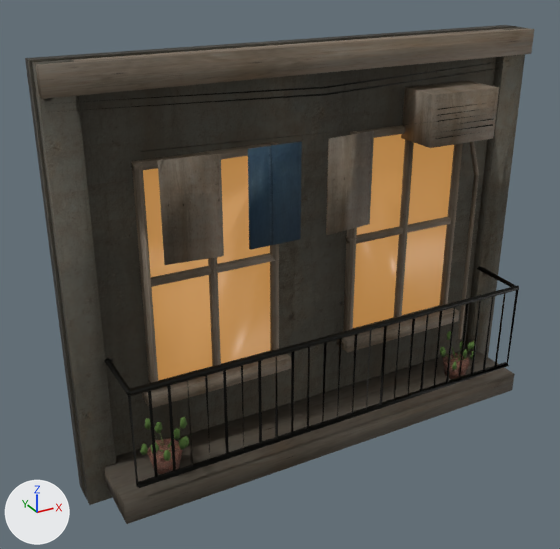
Before and after pictures for a commit that changed the glTF model examples/game-hanoi-city/assets/hq/buildings/mat_tien_tang_04_lod1.glb.
The view is the same before and after, from a 50 mm lens placed at (-1.01, -4.95, 4.01), pointed at (1.68, -0.07, 1.57). Every picture has the same lights, and +X, +Y and +Z are marked at lower left. The first picture is the older version. Vertices at exactly the same position are counted once.

In view in the first picture: 'mat_tien_tang_04.001'.
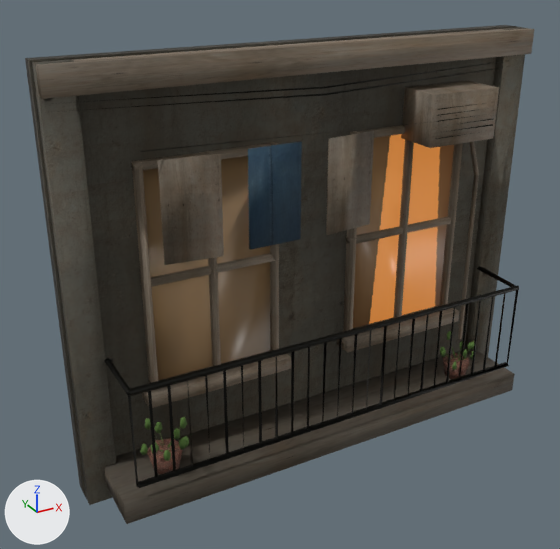
The change, as a diff of the scene's bpy script:
```diff
--- a/examples/game-hanoi-city/assets/hq/buildings/mat_tien_tang_04_lod1.glb.py
+++ b/examples/game-hanoi-city/assets/hq/buildings/mat_tien_tang_04_lod1.glb.py
@@ img_hanoi_window_emission @@
+img_hanoi_window_emission = load_image('hanoi_window_emission', '_unpacked/hanoi_window_emission', 256, 128, 'sRGB')
@@ mat_window_glow @@
 n0 = _N.new('ShaderNodeBsdfPrincipled'); n0.name = 'Principled BSDF'
 n0.inputs[2].default_value = 0.35  # 'Roughness'
-n0.inputs[27].default_value = (0.4, 0.19, 0.05, 1.0)  # 'Emission Color', brown #aa793f
-n0.inputs[28].default_value = 1.0  # 'Emission Strength'
+n0.inputs[28].default_value = 0.5  # 'Emission Strength'
 n1 = _N.new('ShaderNodeOutputMaterial'); n1.name = 'Material Output'
+n2 = _N.new('ShaderNodeTexImage'); n2.name = 'Image Texture'
+n2.image = img_hanoi_window_emission
 _L.new(n0.outputs[0], n1.inputs[0])  # 'BSDF' to 'Surface'
+_L.new(n2.outputs[0], n0.inputs[27])  # 'Color' to 'Emission Color'
@@ me_front_masonry_002 @@
 me_front_masonry_002.from_pydata(...)  # 594 vertices, 735 faces; spans x 0.0..4.0, y -0.6..0.18, z 0.0..3.3
 # used by ob_mat_tien_tang_04_001; location = (0.0, 0.0, 0.0)
+# me_front_masonry_002 part 1: texture (UV) coordinates of 24 of 735 faces, centred in x 0.6..3.4, y -0.02..0.06, z 0.86..2.58, changed; they spanned u 0.01..0.24, v 0.26..0.49 and now span u 0.0..1.0, v 0.01..0.99
 me_front_masonry_002.materials.append(mat_weathered_mineral_masonry)
```

What differs and where, as boxes (x1, y1, x2, y2) in the pictures (560 x 549 px):
'mat_tien_tang_04.001', surface changed: (140, 132, 458, 384) in both
part 1 of me_front_masonry_002, surface changed: (143, 134, 454, 380) in both
